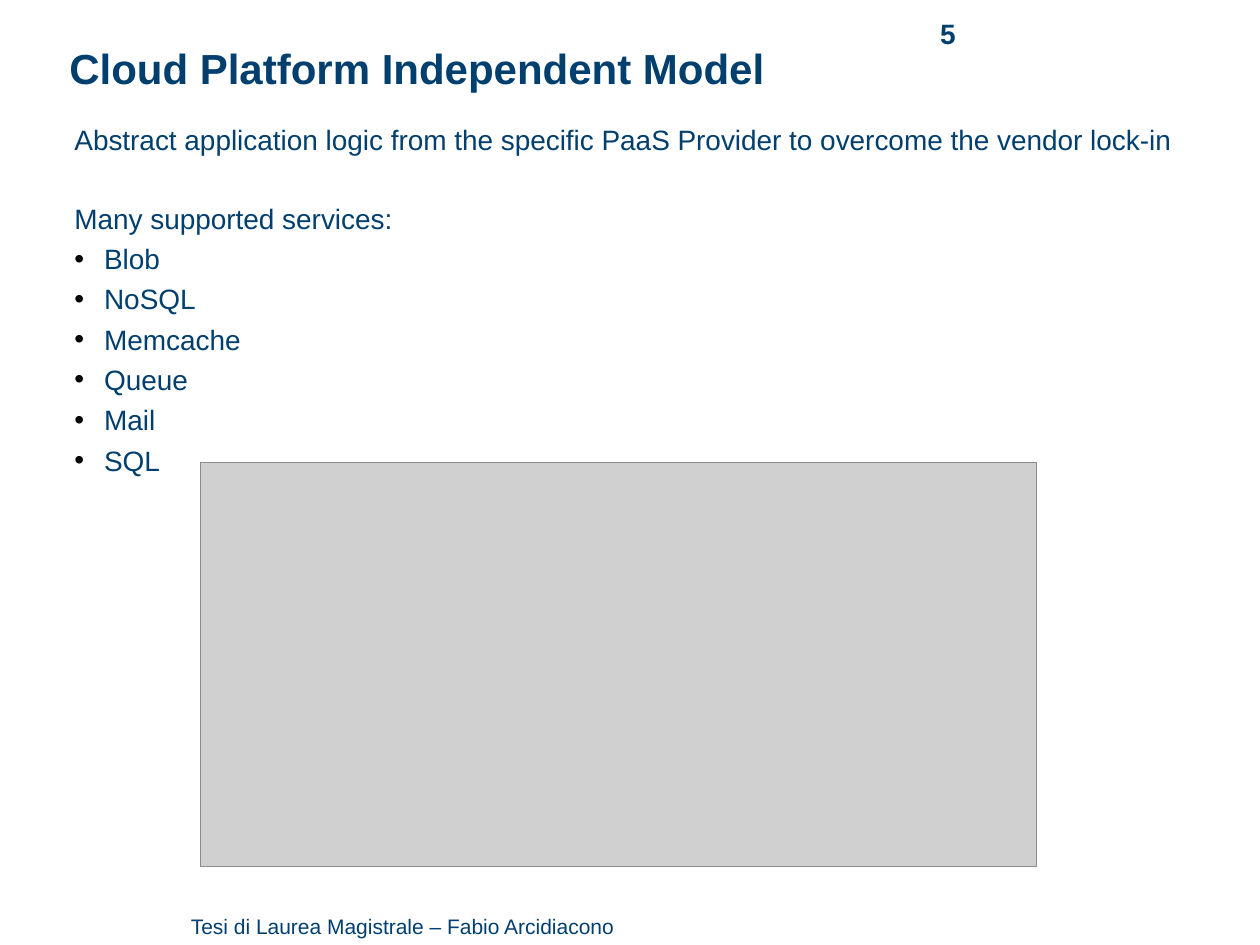
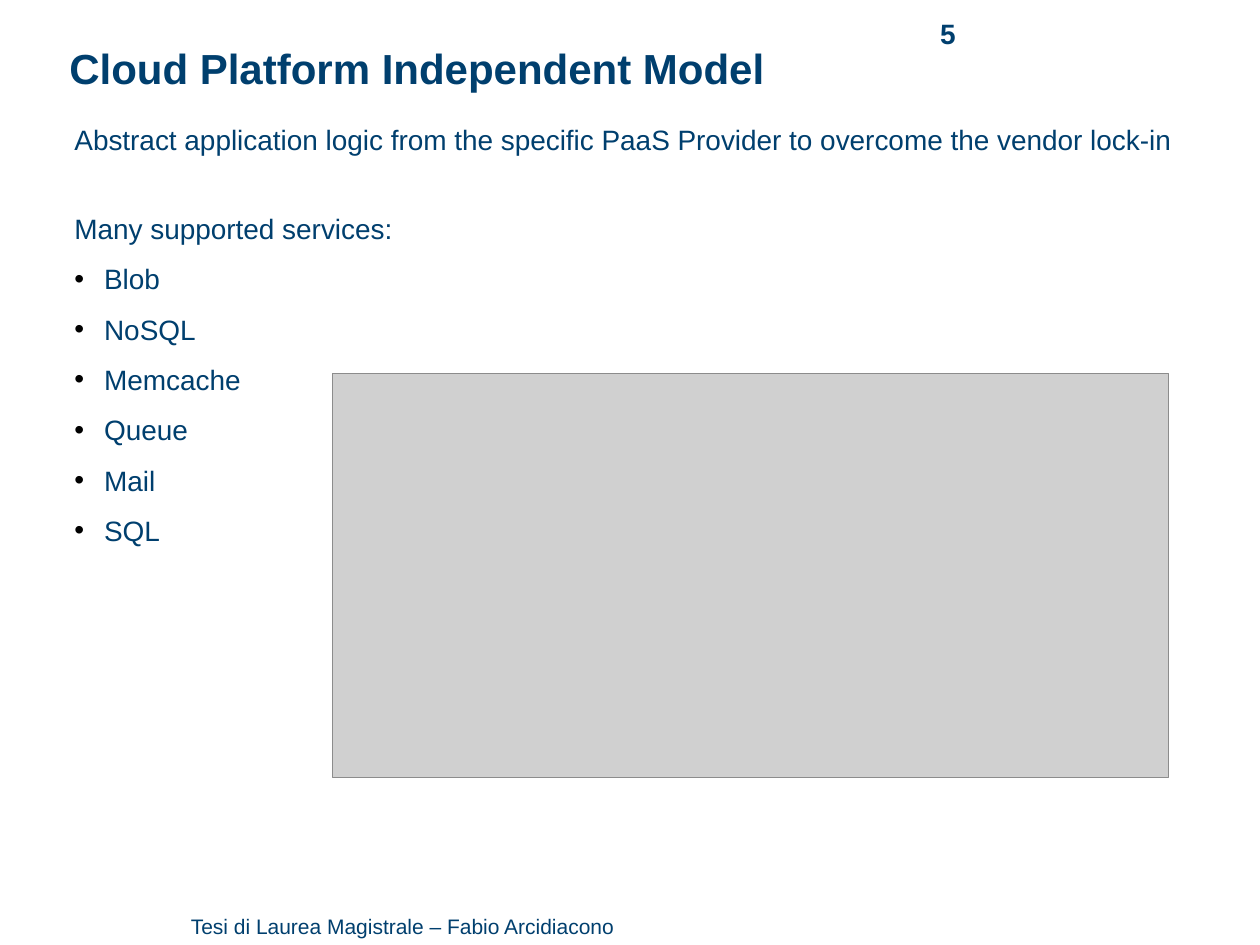
Before and after one commit to arci/thesis, a slide deck: slide 5 of presentation/ThesisPresentation.ppt. Drawn at 1260x945 pixels with LibreOffice and Linux fonts; fonts in the diff are those of the drawing; grey boxes stand for pictures; background and template pictures are left out. Boxes give left, top, right and bottom in pixels: in the first picture for what was removed or moved away, otherwise in the second. Text is boxed around its words. In the diff, an @@ line names an element or a change of style, - is before the commit and + after.

```diff
--- a/presentation/ThesisPresentation.ppt
+++ b/presentation/ThesisPresentation.ppt
@@ text "Many supported services:" at [74,218,392,546]: line spacing 1.2 to 1.5 @@
@@ picture: place and size @@
-picture at [200,462,1037,866]
+picture at [333,373,1169,777]
```
Also in this commit, not shown: 4 other slides changed, 1 slide added, 4 slides removed, 1 other file.
